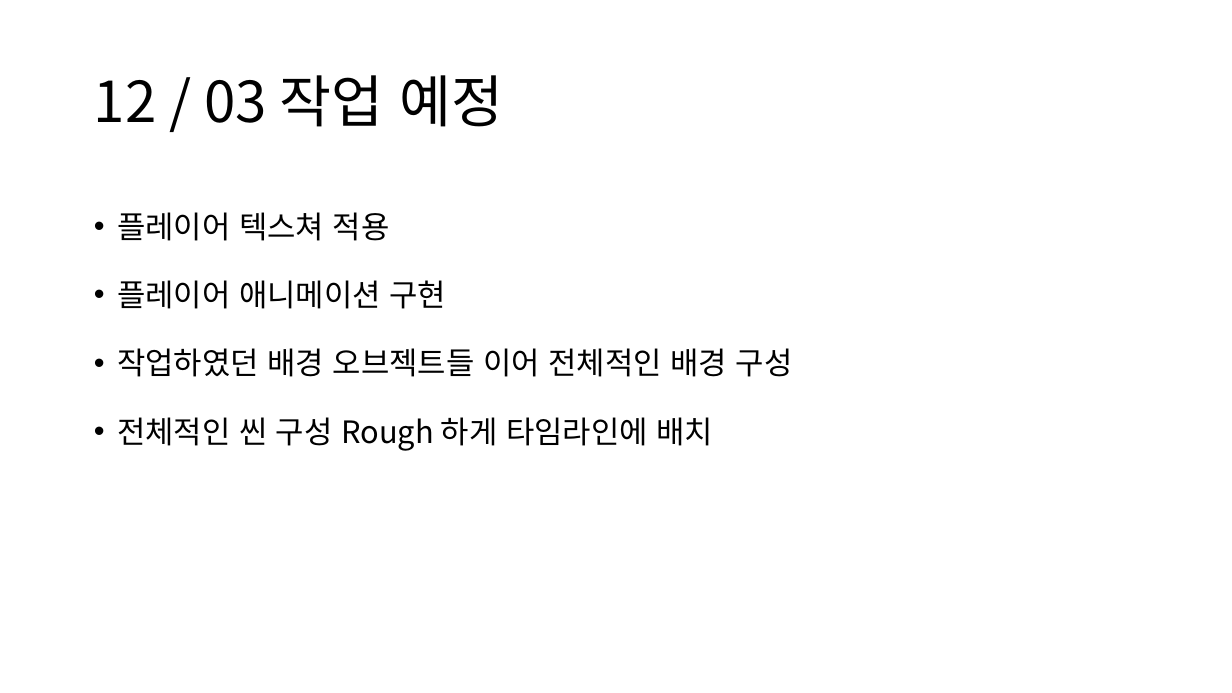
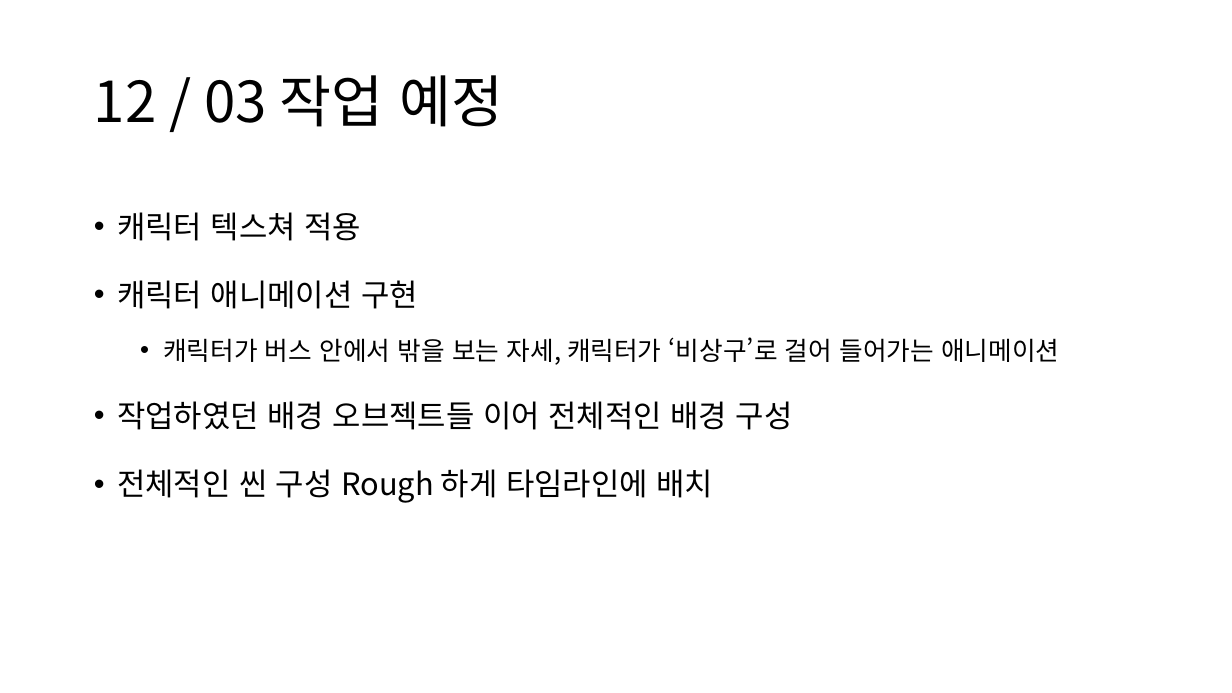
Before and after one commit to Yupdown/Animation-Soaring-Exit, a slide deck: slide 7 of 2024 3D애니메이션2 기말 프로젝트 3주차 보고.pptx. Drawn at 1232x693 pixels with LibreOffice and Linux fonts; fonts in the diff are those of the drawing. Boxes give left, top, right and bottom in pixels: in the first picture for what was removed or moved away, otherwise in the second. Text is boxed around its words. In the diff, an @@ line names an element or a change of style, - is before the commit and + after.

Commit message:
Update presentation source

```diff
--- a/2024 3D애니메이션2 기말 프로젝트 3주차 보고.pptx
+++ b/2024 3D애니메이션2 기말 프로젝트 3주차 보고.pptx
@@ text at box(117, 212, 1059, 365): text changed; size 24 to 20 pt @@
-• 플레이어 텍스쳐 적용
-• 플레이어 애니메이션 구현
+• 캐릭터 텍스쳐 적용
+• 캐릭터 애니메이션 구현
+  • 캐릭터가 버스 안에서 밖을 보는 자세, 캐릭터가 ‘비상구’로 걸어 들어가는 애니메이션
```
Also in this commit, not shown: 1 other file.
